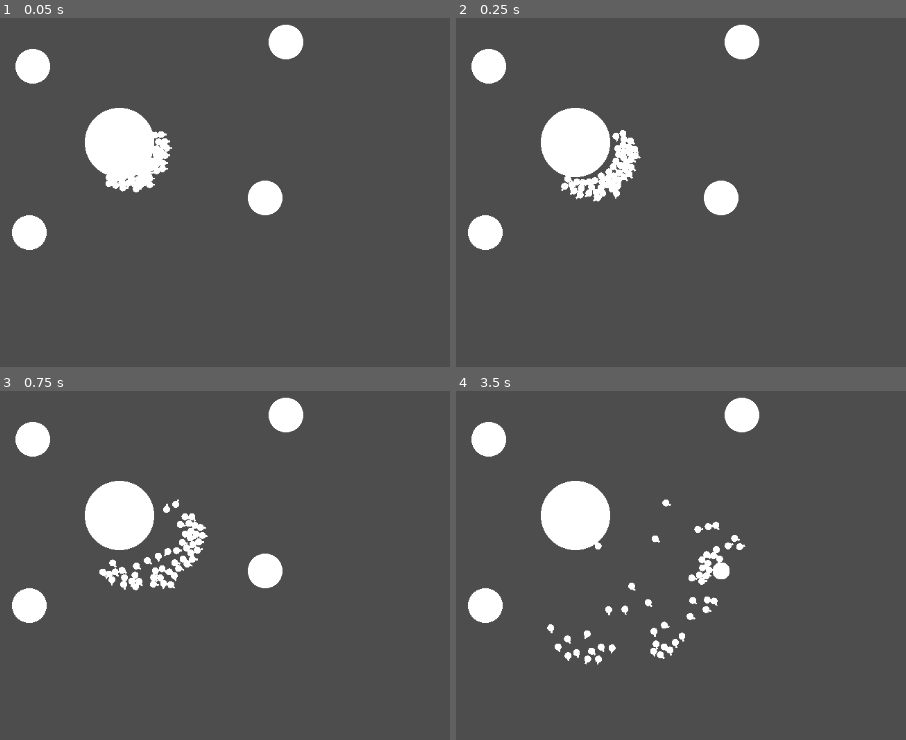
Above: before the commit, frames 1-4 (two rows, left to right).
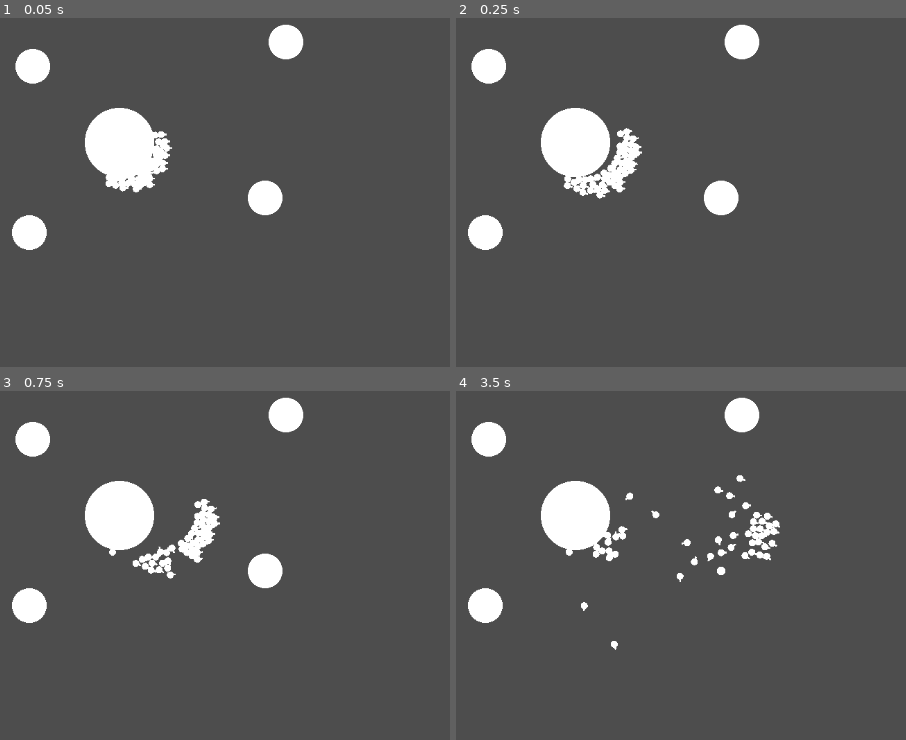
Above: after the commit, the same moments.

Repository: MalCaor/RucheTyr
Game: Godot game, scene res://Scene2d.tscn
Same seed, same stepped clock (60 frames per second), same inputs: the game is played once before the commit and once after it.
Inputs:
- Up to frame 1 (0.05 s): no input
- Up to frame 2 (0.25 s): no input
- Up to frame 3 (0.75 s): no input
- Up to frame 4 (3.5 s): no input

Frame 1 is identical in both runs. In frame 2, 0.7% of the frame differs, in the area x 23-42%, y 31-53%; in frame 3, 1.9%; in frame 4, 3.0%, in the area x 20-72%, y 24-79%.

Commit message:
extend vision

Diff:
--- a/Tyr/hormagaunt.gd
+++ b/Tyr/hormagaunt.gd
@@ -69,18 +69,6 @@
 	apply_impulse(global_transform.x * speed)
 	evasion_maneuver()
 
-func _on_enter_vision(body: RigidBody2D):
-	if body.type in types_to_avoid:
-		list_body_to_evade.append(body)
-	if body.type in types_to_approach:
-		list_body_to_approach.append(body)
-
-func _on_exit_vision(body):
-	if body.type in types_to_avoid:
-		list_body_to_evade.remove_at(list_body_to_evade.find(body))
-	if body.type in types_to_approach:
-		list_body_to_approach.remove_at(list_body_to_approach.find(body))
-
 
 func evasion_maneuver():
 	for body in list_body_to_evade:
@@ -113,3 +101,23 @@
 	if body.type == "Nourriture":
 		body.eaten()
 		nbr_current_nour += 1
+
+
+func _on_enter_vision_collision(body):
+	if body.type in types_to_avoid:
+		list_body_to_evade.append(body)
+
+
+func _on_exit_vision_collision(body):
+	if body.type in types_to_avoid:
+		list_body_to_evade.remove_at(list_body_to_evade.find(body))
+
+
+func _on_entered_vision_nour(body):
+	if body.type in types_to_approach:
+		list_body_to_approach.append(body)
+
+
+func _on_exited_vision_nour(body):
+	if body.type in types_to_approach:
+		list_body_to_approach.remove_at(list_body_to_approach.find(body))
--- a/Tyr/hormagaunt.tscn
+++ b/Tyr/hormagaunt.tscn
@@ -11,6 +11,9 @@
 
 [sub_resource type="CircleShape2D" id="CircleShape2D_8c447"]
 radius = 1.0
+
+[sub_resource type="CircleShape2D" id="CircleShape2D_cwxli"]
+radius = 53.0094
 
 [node name="Hormagaunt" type="RigidBody2D"]
 max_contacts_reported = 1
@@ -28,15 +31,23 @@
 scale = Vector2(-0.910156, 0.265625)
 mesh = SubResource("BoxMesh_j6kao")
 
-[node name="vue" type="Area2D" parent="."]
+[node name="vue_colision" type="Area2D" parent="."]
 
-[node name="vueCollision" type="CollisionShape2D" parent="vue"]
+[node name="vueCollision" type="CollisionShape2D" parent="vue_colision"]
 shape = SubResource("CircleShape2D_xf10a")
 
 [node name="CollisionShape2D" type="CollisionShape2D" parent="."]
 shape = SubResource("CircleShape2D_8c447")
 debug_color = Color(0.870588, 0.219608, 0.690196, 0.419608)
 
+[node name="vue_nour" type="Area2D" parent="."]
+
+[node name="CollisionShape2D" type="CollisionShape2D" parent="vue_nour"]
+shape = SubResource("CircleShape2D_cwxli")
+debug_color = Color(0.752941, 0.407843, 0.545098, 0.419608)
+
 [connection signal="body_entered" from="." to="." method="_on_collision"]
-[connection signal="body_entered" from="vue" to="." method="_on_enter_vision"]
-[connection signal="body_exited" from="vue" to="." method="_on_exit_vision"]
+[connection signal="body_entered" from="vue_colision" to="." method="_on_enter_vision_collision"]
+[connection signal="body_exited" from="vue_colision" to="." method="_on_exit_vision_collision"]
+[connection signal="body_entered" from="vue_nour" to="." method="_on_entered_vision_nour"]
+[connection signal="body_exited" from="vue_nour" to="." method="_on_exited_vision_nour"]
Not shown: 1 places in Tyr/hormagaunt.tscn that only renumber resources
